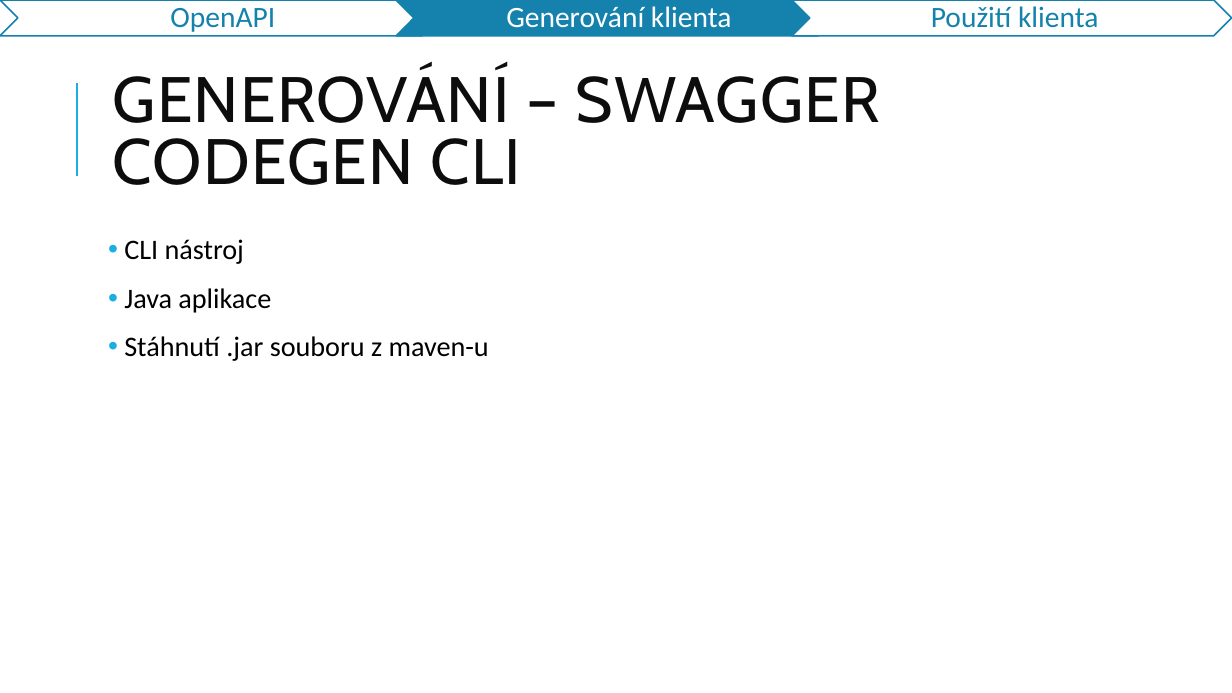
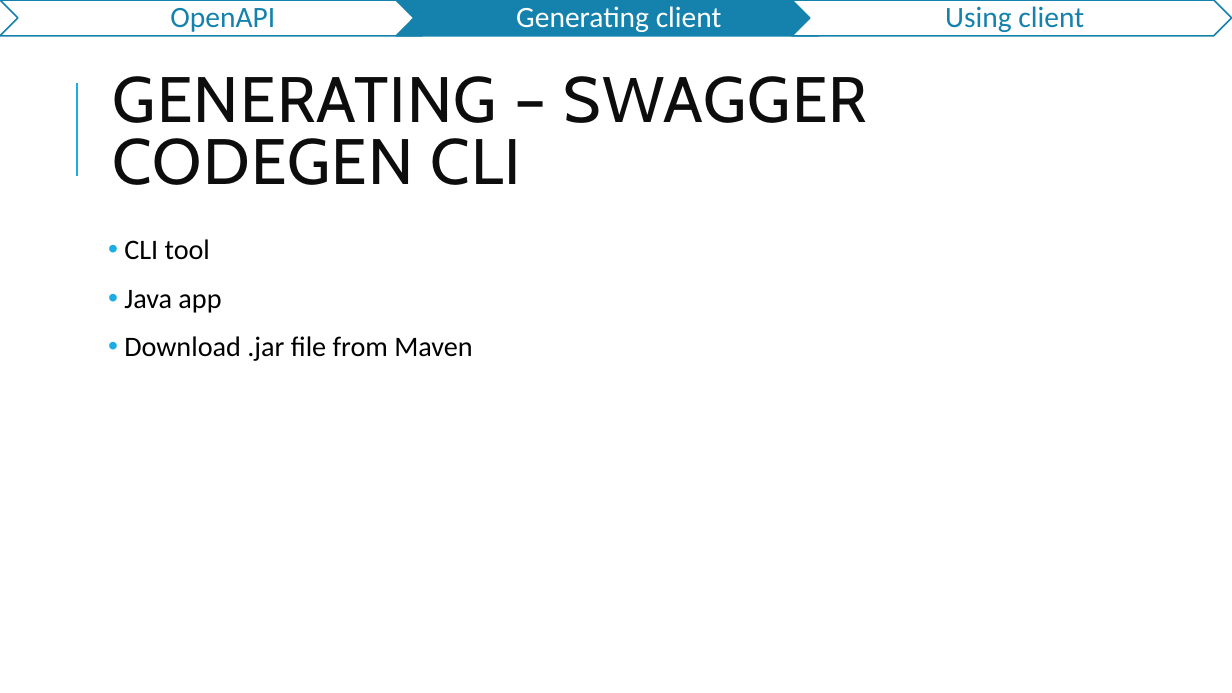
Before and after one commit to jasho/pv239-maui, a slide deck: slide 15 of 06_API/PV239-Xamarin-06_API.pptx. Drawn at 1232x693 pixels with LibreOffice and Linux fonts; fonts in the diff are those of the drawing. Boxes give left, top, right and bottom in pixels: in the first picture for what was removed or moved away, otherwise in the second. Text is boxed around its words. In the diff, an @@ line names an element or a change of style, - is before the commit and + after.

```diff
--- a/06_API/PV239-Xamarin-06_API.pptx
+++ b/06_API/PV239-Xamarin-06_API.pptx
@@ text at <box>516,6,722,32</box>: text changed @@
-Generování klienta
+Generating client
@@ text at <box>945,6,1084,32</box>: text changed @@
-Použití klienta
+Using client
@@ title at <box>113,76,868,185</box>: text changed @@
-GENEROVÁNÍ – SWAGGER CODEGEN CLI
+GENERATING – SWAGGER CODEGEN CLI
@@ text at <box>124,239,472,361</box>: text changed @@
-• CLI nástroj
-• Java aplikace
-• Stáhnutí .jar souboru z maven-u
+• CLI tool
+• Java app
+• Download .jar file from Maven
```
Also in this commit, not shown: 18 other slides changed, 3 slides removed, 1 other file.
